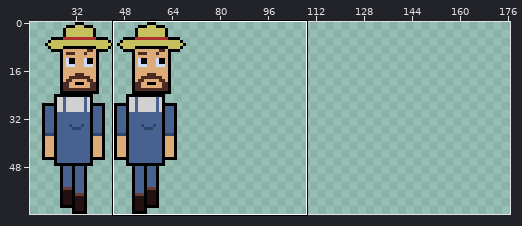
File history of a sprite sheet, assets/farmer-Sheet.png. The first picture is a wide view before the edit; the outline marks the close-up.
Close-up. Before the edit:
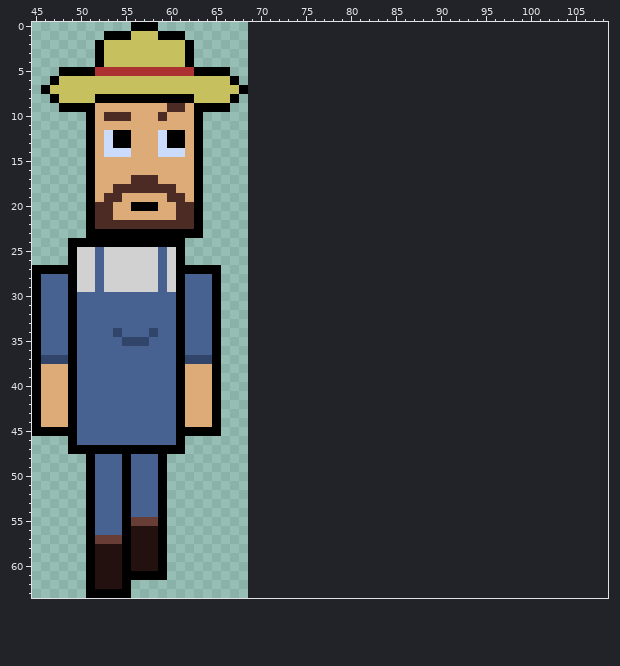
The file is 48x64 pixels. Shown: x 45..108, y 0..63. The old version is drawn lined up with the new one, on the new canvas. The wide view leaves out empty margins. The commit also changed other parts of the picture, which this record leaves out.
And afterwards:
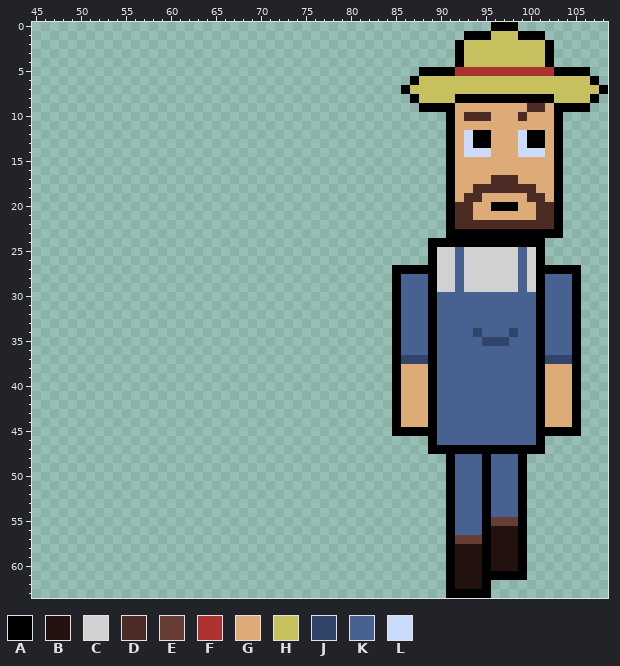
Palette (. is transparent): A #000000  B #22110e  C #d1d1d1  D #4c2b25  E #673d36  F #ac3232  G #ddab78  H #c6c15e  J #31456b  K #476191  L #cbdbfc
What changed:
canvas 48x64 -> 192x64, the old top-left corner now at 21,0
Changed rows in their new state; - is an unchanged pixel.
first column x 45:
 0 -----------...-------------------------------------AAA----------
 1 --------.........-------------------------------AAAHHHAAA-------
 2 -------...........-----------------------------AHHHHHHHHHA------
 3 -------...........-----------------------------AHHHHHHHHHA------
 4 -------...........-----------------------------AHHHHHHHHHA------
 5 ---...................---------------------AAAAFFFFFFFFFFFAAAA--
 6 --.....................-------------------AHHHHHHHHHHHHHHHHHHHA-
 7 -.......................-----------------AHHHHHHHHHHHHHHHHHHHHHA
 8 --.....................-------------------AHHHHAAAAAAAAAAAHHHHA-
 9 ---...................---------------------AAAAGGGGGGGGDDGAAAA--
10 ------.............---------------------------AGDDDGGGDGGGA-----
11 ------.............---------------------------AGGGGGGGGGGGA-----
12 ------.............---------------------------AGLAAGGGLAAGA-----
13 ------.............---------------------------AGLAAGGGLAAGA-----
14 ------.............---------------------------AGLLLGGGLLLGA-----
15 ------.............---------------------------AGGGGGGGGGGGA-----
16 ------.............---------------------------AGGGGGGGGGGGA-----
17 ------.............---------------------------AGGGGDDDGGGGA-----
18 ------.............---------------------------AGGDDDDDDDGGA-----
19 ------.............---------------------------AGDDGGGGGDDGA-----
20 ------.............---------------------------ADDGGAAAGGDDA-----
21 ------.............---------------------------ADDGGGGGGGDDA-----
22 ------.............---------------------------ADDDDDDDDDDDA-----
23 ------.............---------------------------AAAAAAAAAAAAA-----
24 ----.............---------------------------AAAAAAAAAAAAA-------
25 ----.............---------------------------ACCKCCCCCCKCA-------
26 ----.............---------------------------ACCKCCCCCCKCA-------
27 .....................-------------------AAAAACCKCCCCCCKCAAAAA---
28 .....................-------------------AKKKACCKCCCCCCKCAKKKA---
29 .....................-------------------AKKKACCKCCCCCCKCAKKKA---
30 .....................-------------------AKKKAKKKKKKKKKKKAKKKA---
31 .....................-------------------AKKKAKKKKKKKKKKKAKKKA---
32 .....................-------------------AKKKAKKKKKKKKKKKAKKKA---
33 .....................-------------------AKKKAKKKKKKKKKKKAKKKA---
34 .....................-------------------AKKKAKKKKJKKKJKKAKKKA---
35 .....................-------------------AKKKAKKKKKJJJKKKAKKKA---
36 .....................-------------------AKKKAKKKKKKKKKKKAKKKA---
37 .....................-------------------AJJJAKKKKKKKKKKKAJJJA---
38 .....................-------------------AGGGAKKKKKKKKKKKAGGGA---
39 .....................-------------------AGGGAKKKKKKKKKKKAGGGA---
40 .....................-------------------AGGGAKKKKKKKKKKKAGGGA---
41 .....................-------------------AGGGAKKKKKKKKKKKAGGGA---
42 .....................-------------------AGGGAKKKKKKKKKKKAGGGA---
43 .....................-------------------AGGGAKKKKKKKKKKKAGGGA---
44 .....................-------------------AGGGAKKKKKKKKKKKAGGGA---
45 .....................-------------------AAAAAKKKKKKKKKKKAAAAA---
46 ----.............---------------------------AKKKKKKKKKKKA-------
47 ----.............---------------------------AAAAAAAAAAAAA-------
48 ------.........-------------------------------AKKKAKKKA---------
49 ------.........-------------------------------AKKKAKKKA---------
50 ------.........-------------------------------AKKKAKKKA---------
51 ------.........-------------------------------AKKKAKKKA---------
52 ------.........-------------------------------AKKKAKKKA---------
53 ------.........-------------------------------AKKKAKKKA---------
54 ------.........-------------------------------AKKKAKKKA---------
55 ------.........-------------------------------AKKKAEEEA---------
56 ------.........-------------------------------AKKKABBBA---------
57 ------.........-------------------------------AEEEABBBA---------
58 ------.........-------------------------------ABBBABBBA---------
59 ------.........-------------------------------ABBBABBBA---------
60 ------.........-------------------------------ABBBABBBA---------
61 ------.........-------------------------------ABBBAAAAA---------
62 ------.....-----------------------------------ABBBA-------------
63 ------.....-----------------------------------AAAAA-------------
Changed places in both close-ups, as pixel boxes (x1, y1, x2, y2):
erased: (32, 22, 248, 598)
added: (392, 22, 608, 598)
